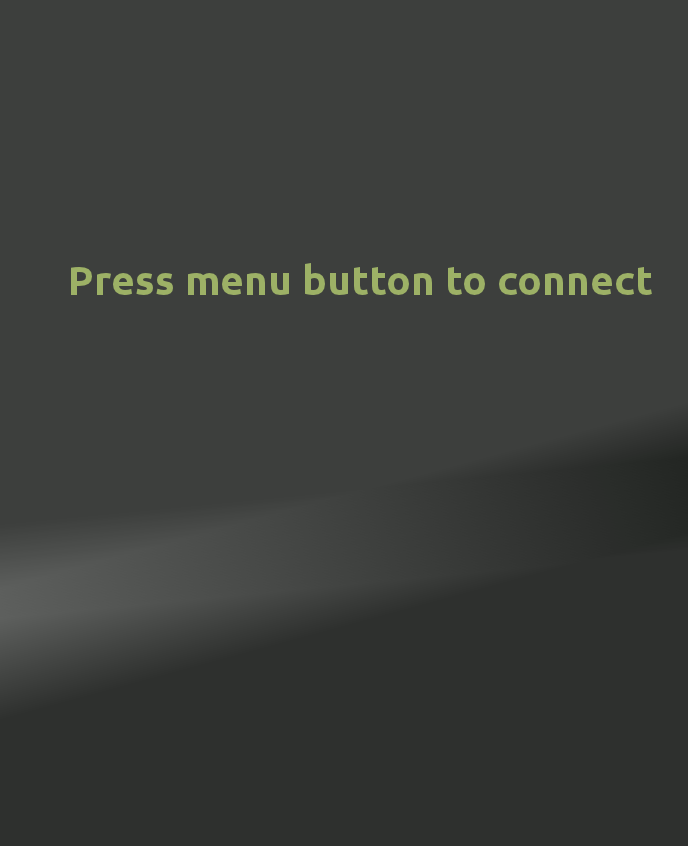
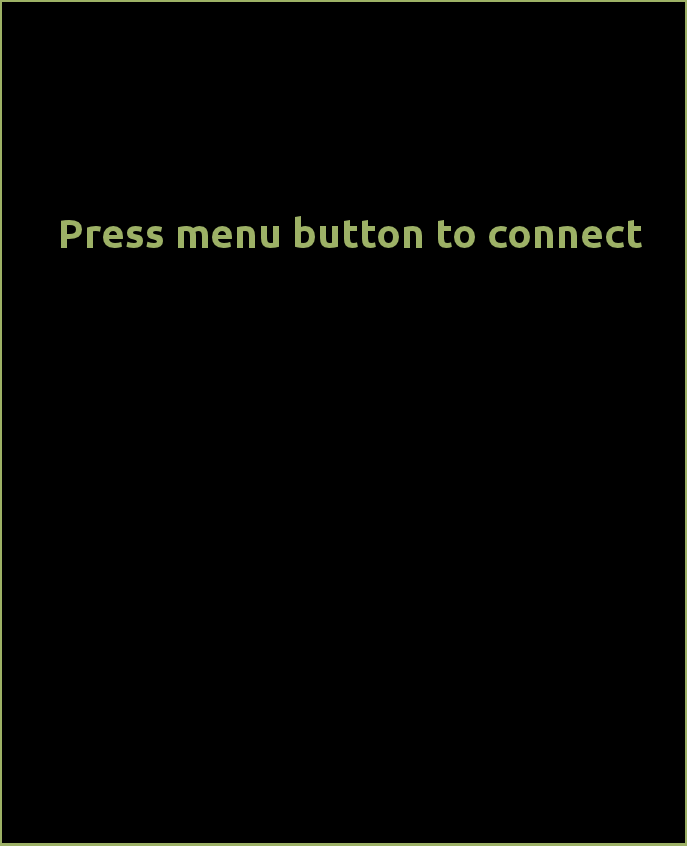
Layer changes from the first 688px x 846px image to the second:
painted on "Press menu button to connect" over [61, 216, 652, 295]
painted on "New Layer", unmasked it over [0, 0, 688, 846]
